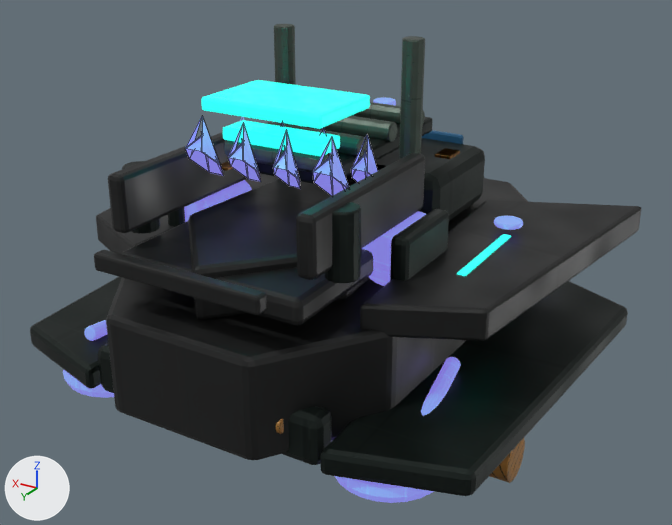
The Blender file assets/models/source/vehicles/factions/lumen_harvester.blend as it was, and as the next commit left it.
One viewpoint serves both versions: a 50 mm camera at (-3.42, 5.69, 3.7) aimed at (0.08, -0.14, 0.79). Lighting does not change. The marker at lower left points along +X, +Y and +Z. The picture after the commit comes second. Mesh edges are drawn as thin lines on the coarser meshes.

Names of what the first picture shows: 'Faction detail · Vehicle / armor.015', 'Faction detail · Vehicle / armor_light.015', 'Faction detail · Vehicle / dark.015', 'Faction detail · Vehicle / energy.009', 'Faction detail · Vehicle / steel.002', 'Faction detail · Vehicle / steel.015', 'Hinged mineral unloading gate', 'Solarit ore cargo facet', 'Solarit ore cargo facet.004', 'Solarit ore cargo facet.005', 'Solarit ore cargo facet.006', 'Solarit ore cargo facet.007', 'TeamColor', 'TeamColor flank details' and 5 more.
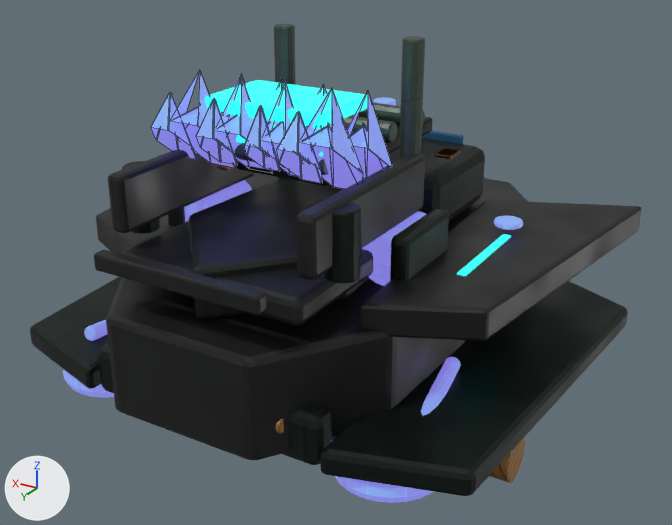
Not visible in the pictures: 'Solarit ore cargo facet.001', 'Solarit ore cargo facet.002'.

Changed parts and their boxes [x1, y1, x2, y2] in the pictures (672 x 525 px):
'Faction detail · Vehicle / energy.005', added (blue): after [277, 89, 363, 189]
'Faction detail · Vehicle / energy.008', added (blue): after [151, 72, 235, 168]
'Faction detail · Vehicle / energy.007', added (blue): after [196, 76, 272, 172]
'Faction detail · Vehicle / energy.006', added (blue): after [244, 82, 308, 176]
'Faction detail · Vehicle / energy.001', added (blue): after [331, 92, 392, 178]
'Solarit ore cargo facet.004', deleted (blue): before [313, 139, 349, 196]
'Solarit ore cargo facet.007', deleted (blue): before [185, 116, 223, 176]
'Solarit ore cargo facet.006', deleted (blue): before [228, 123, 261, 182]
'Solarit ore cargo facet.005', deleted (blue): before [273, 130, 300, 188]
'Solarit ore cargo facet', deleted (blue): before [351, 135, 378, 182]
'Faction detail · Vehicle / energy.002', added (mostly hidden): after [306, 84, 332, 132]
'Faction detail · Vehicle / energy.004', added (mostly hidden): after [220, 74, 245, 120]
'Faction detail · Vehicle / energy.003', added (mostly hidden): after [266, 79, 284, 125]
'Faction detail · Vehicle / steel.002', unchanged, covered by the edit: before [224, 102, 425, 173]; after [234, 102, 425, 175]
'TeamColor flank details', unchanged, covered by the edit: before [223, 120, 511, 276]; after [236, 125, 511, 276]

What changed in the scene script:
```text
Remove ob_solarit_ore_cargo_facet:
    ob_solarit_ore_cargo_facet = bpy.data.objects.new('Solarit ore cargo facet', me_solarit_ore_cargo_facet___mesh_008)
Remove ob_solarit_ore_cargo_facet_001:
    ob_solarit_ore_cargo_facet_001 = bpy.data.objects.new('Solarit ore cargo facet.001', me_solarit_ore_cargo_facet___mesh_009)
Remove ob_solarit_ore_cargo_facet_002:
    ob_solarit_ore_cargo_facet_002 = bpy.data.objects.new('Solarit ore cargo facet.002', me_solarit_ore_cargo_facet___mesh_010)
Remove ob_solarit_ore_cargo_facet_004:
    ob_solarit_ore_cargo_facet_004 = bpy.data.objects.new('Solarit ore cargo facet.004', me_solarit_ore_cargo_facet___mesh_012)
Remove ob_solarit_ore_cargo_facet_005:
    ob_solarit_ore_cargo_facet_005 = bpy.data.objects.new('Solarit ore cargo facet.005', me_solarit_ore_cargo_facet___mesh_013)
Remove ob_solarit_ore_cargo_facet_006:
    ob_solarit_ore_cargo_facet_006 = bpy.data.objects.new('Solarit ore cargo facet.006', me_solarit_ore_cargo_facet___mesh_014)
Remove ob_solarit_ore_cargo_facet_007:
    ob_solarit_ore_cargo_facet_007 = bpy.data.objects.new('Solarit ore cargo facet.007', me_solarit_ore_cargo_facet___mesh_015)
Add ob_faction_detail___vehicle___energy_008:
    ob_faction_detail___vehicle___energy_008 = bpy.data.objects.new('Faction detail · Vehicle / energy.008', me_faction_detail___vehicle___energy_008___consolidated_geometry_002)  # 63 vertices, 57 faces; spans x 0.274..0.82, y 0.7..1.146, z 1.74..2.45
    ob_faction_detail___vehicle___energy_008.parent = ob_cargostage08
    ob_faction_detail___vehicle___energy_008.location = (0.0, 0.0, 0.0)
Add ob_faction_detail___vehicle___energy_007:
    ob_faction_detail___vehicle___energy_007 = bpy.data.objects.new('Faction detail · Vehicle / energy.007', me_faction_detail___vehicle___energy_007___consolidated_geometry_002)  # 63 vertices, 57 faces; spans x -0.038..0.448, y 0.721..1.119, z 1.762..2.45
    ob_faction_detail___vehicle___energy_007.parent = ob_cargostage07
    ob_faction_detail___vehicle___energy_007.location = (0.0, 0.0, 0.0)
Add ob_faction_detail___vehicle___energy_006:
    ob_faction_detail___vehicle___energy_006 = bpy.data.objects.new('Faction detail · Vehicle / energy.006', me_faction_detail___vehicle___energy_006___consolidated_geometry_002)  # 63 vertices, 57 faces; spans x -0.351..0.076, y 0.743..1.092, z 1.784..2.45
    ob_faction_detail___vehicle___energy_006.parent = ob_cargostage06
    ob_faction_detail___vehicle___energy_006.location = (0.0, 0.0, 0.0)
Add ob_faction_detail___vehicle___energy_005:
    ob_faction_detail___vehicle___energy_005 = bpy.data.objects.new('Faction detail · Vehicle / energy.005', me_faction_detail___vehicle___energy_005___consolidated_geometry_002)  # 63 vertices, 57 faces; spans x -0.738..-0.191, y 0.7..1.146, z 1.74..2.45
    ob_faction_detail___vehicle___energy_005.parent = ob_cargostage05
    ob_faction_detail___vehicle___energy_005.location = (0.0, 0.0, 0.0)
Add ob_faction_detail___vehicle___energy_004:
    ob_faction_detail___vehicle___energy_004 = bpy.data.objects.new('Faction detail · Vehicle / energy.004', me_faction_detail___vehicle___energy_004___consolidated_geometry_002)  # 63 vertices, 57 faces; spans x 0.299..0.785, y 0.271..0.669, z 1.662..2.35
    ob_faction_detail___vehicle___energy_004.parent = ob_cargostage04
    ob_faction_detail___vehicle___energy_004.location = (0.0, 0.0, 0.0)
Add ob_faction_detail___vehicle___energy_003:
    ob_faction_detail___vehicle___energy_003 = bpy.data.objects.new('Faction detail · Vehicle / energy.003', me_faction_detail___vehicle___energy_003___consolidated_geometry_002)  # 63 vertices, 57 faces; spans x -0.014..0.413, y 0.293..0.642, z 1.684..2.35
    ob_faction_detail___vehicle___energy_003.parent = ob_cargostage03
    ob_faction_detail___vehicle___energy_003.location = (0.0, 0.0, 0.0)
Add ob_faction_detail___vehicle___energy_002:
    ob_faction_detail___vehicle___energy_002 = bpy.data.objects.new('Faction detail · Vehicle / energy.002', me_faction_detail___vehicle___energy_002___consolidated_geometry_002)  # 63 vertices, 57 faces; spans x -0.4..0.146, y 0.25..0.696, z 1.64..2.35
    ob_faction_detail___vehicle___energy_002.parent = ob_cargostage02
    ob_faction_detail___vehicle___energy_002.location = (0.0, 0.0, 0.0)
Add ob_faction_detail___vehicle___energy_001:
    ob_faction_detail___vehicle___energy_001 = bpy.data.objects.new('Faction detail · Vehicle / energy.001', me_faction_detail___vehicle___energy_001___consolidated_geometry_001)  # 63 vertices, 57 faces; spans x -0.713..-0.226, y 0.271..0.669, z 1.662..2.35
    ob_faction_detail___vehicle___energy_001.parent = ob_cargostage01
    ob_faction_detail___vehicle___energy_001.location = (0.0, 0.0, 0.0)
```
